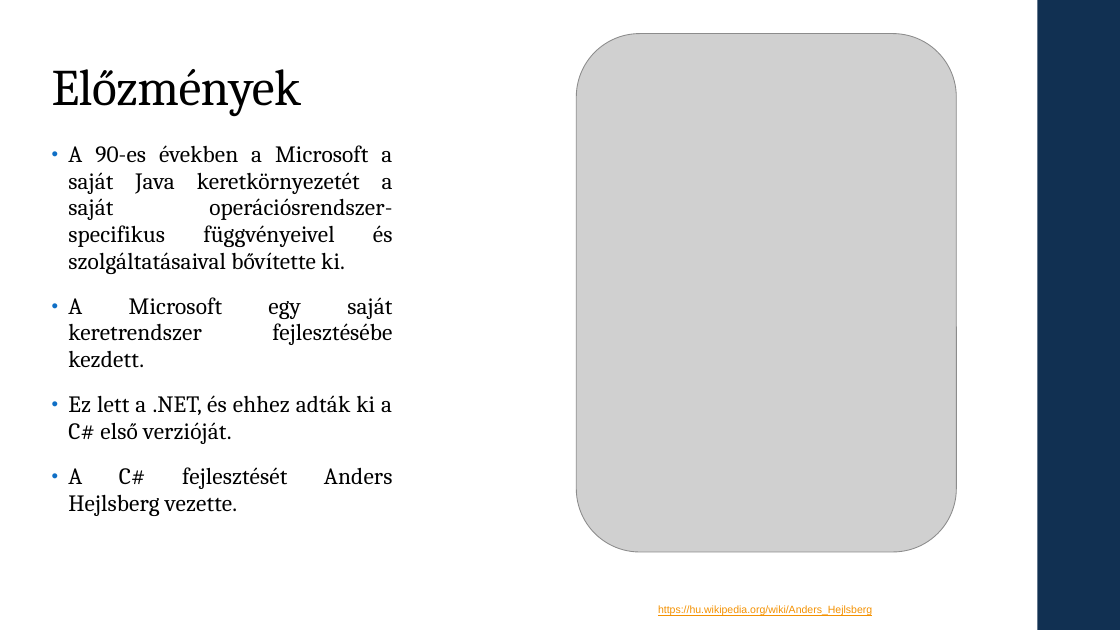
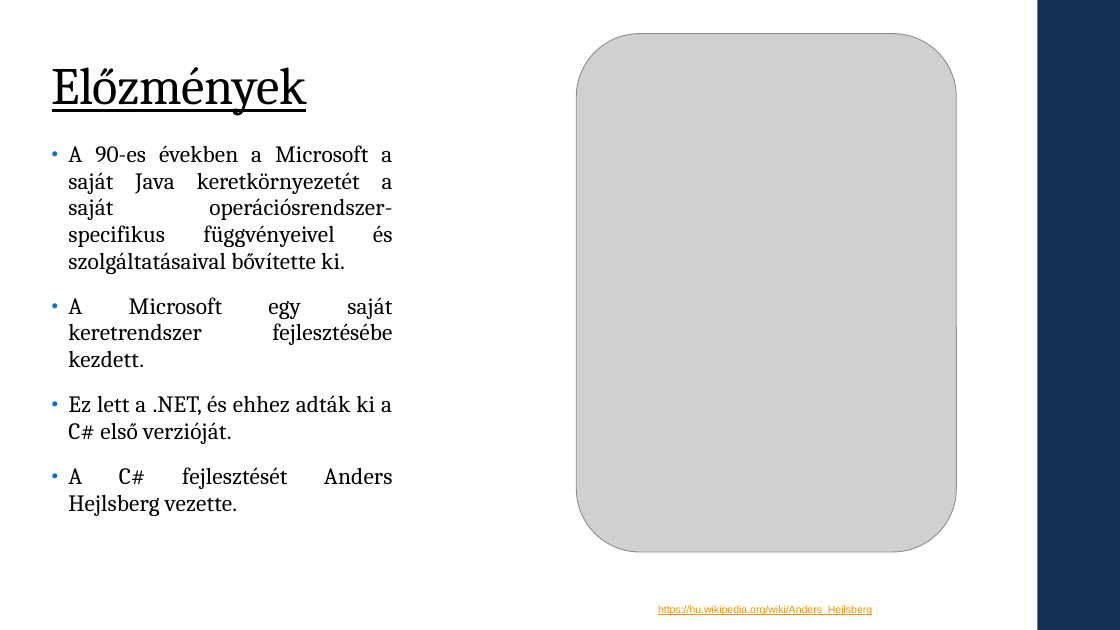
Before and after one commit to dudaslevente/Paprika, a slide deck: slide 2 of Beadandó.pptx. Drawn at 1120x630 pixels with LibreOffice and Linux fonts; fonts in the diff are those of the drawing; grey boxes stand for pictures. Boxes give left, top, right and bottom in pixels: in the first picture for what was removed or moved away, otherwise in the second. Text is boxed around its words. In the diff, an @@ line names an element or a change of style, - is before the commit and + after.

```diff
--- a/Beadandó.pptx
+++ b/Beadandó.pptx
@@ title "Előzmények" at box(52, 67, 307, 116): size 44 to 45 pt, underline on @@
```
Also in this commit, not shown: 1 other slide changed, 4 slides added, 3 slides removed.
